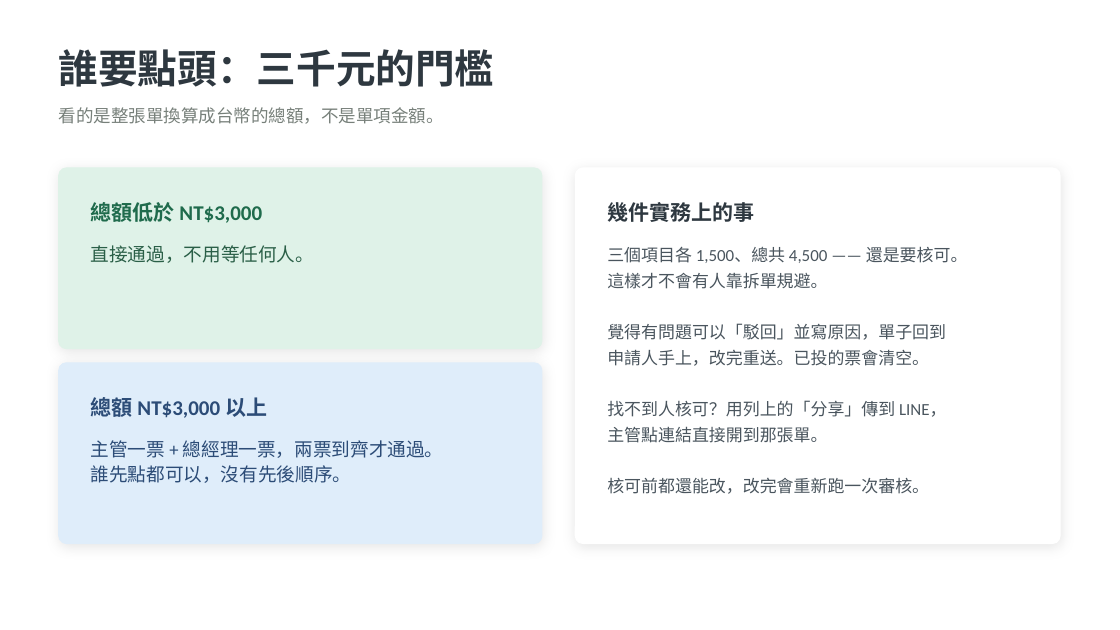
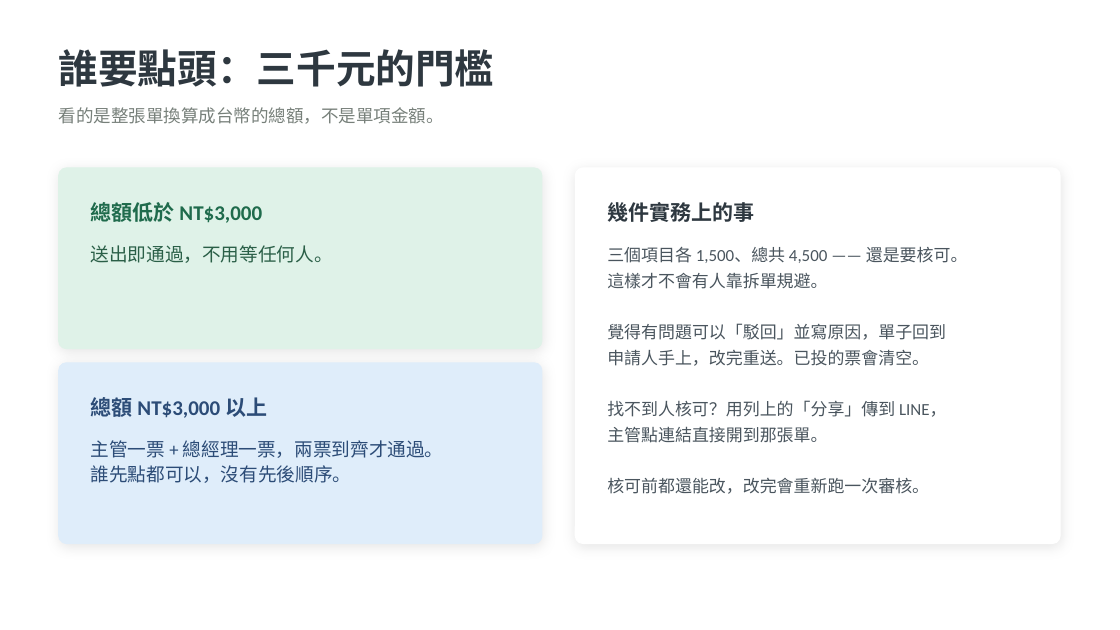
Before and after one commit to twlo79/anxing-web, a slide deck: slide 14 of docs/安幸上工ERP_管家操作說明.pptx (slide 12 before the commit). Drawn at 1120x630 pixels with LibreOffice and Linux fonts; fonts in the diff are those of the drawing. Boxes give left, top, right and bottom in pixels: in the first picture for what was removed or moved away, otherwise in the second. Text is boxed around its words. In the diff, an @@ line names an element or a change of style, - is before the commit and + after.

```diff
--- a/docs/安幸上工ERP_管家操作說明.pptx
+++ b/docs/安幸上工ERP_管家操作說明.pptx
@@ text at (91, 245, 333, 263): text changed @@
-直接通過，不用等任何人。
+送出即通過，不用等任何人。
```
Also in this commit, not shown: 7 other slides changed, 4 slides added, 1 slide removed, 4 other files.
